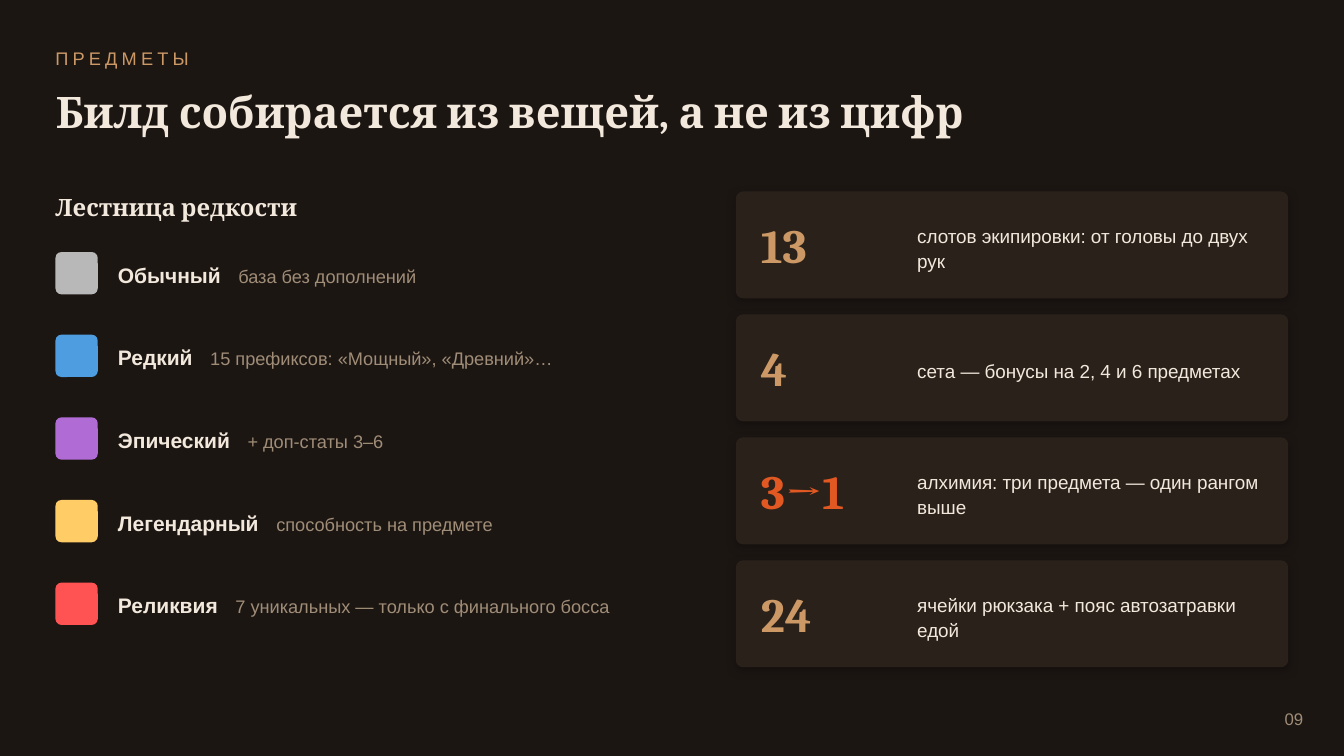
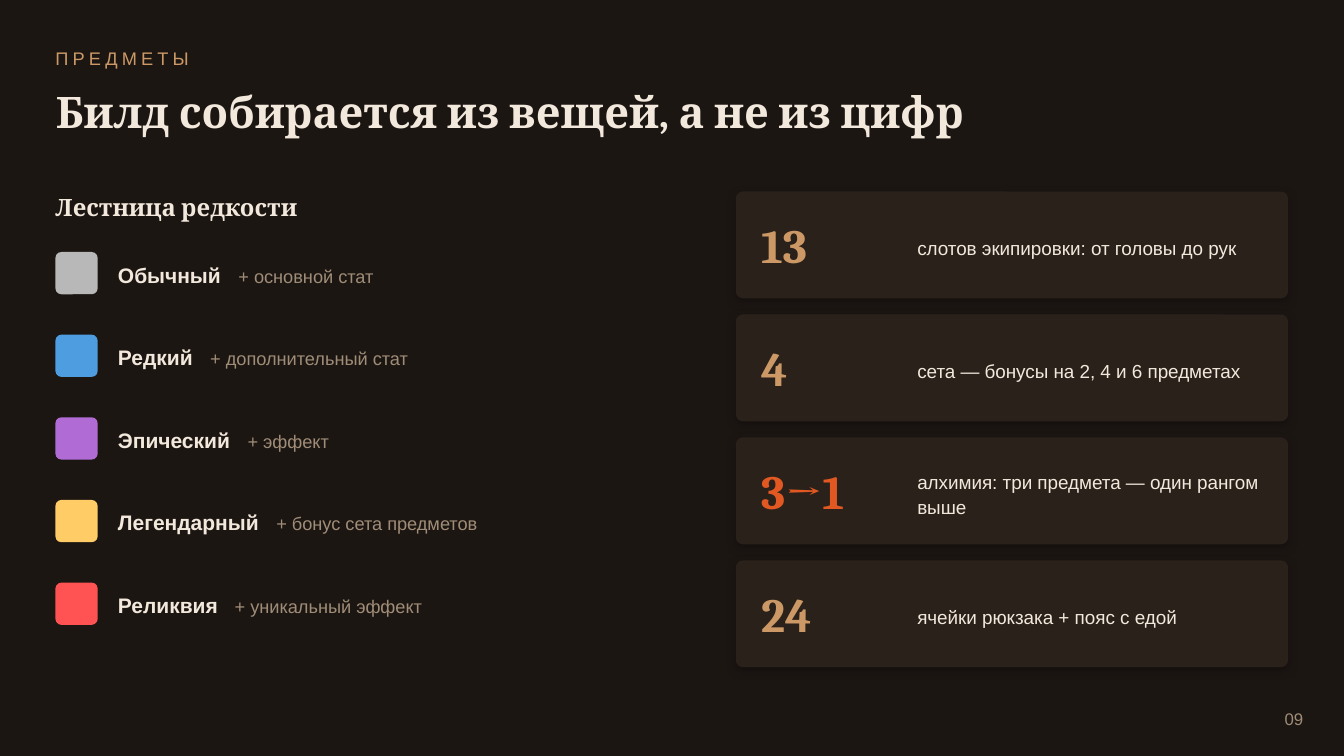
Before and after one commit to elcarer/immersion, a slide deck: slide 7 of PRESENTATION.pptx (slide 9 before the commit). Drawn at 1344x756 pixels with LibreOffice and Linux fonts; fonts in the diff are those of the drawing. Boxes give left, top, right and bottom in pixels: in the first picture for what was removed or moved away, otherwise in the second. Text is boxed around its words. In the diff, an @@ line names an element or a change of style, - is before the commit and + after.

Commit message:
Рабочая копия: арты юзера (doll/стены/объекты/благословения), спрайты сета 5 «Исследователь пустоты», resources.json 835, билд 2.20; доки (PITCH, презентация, заметки багов)

```diff
--- a/PRESENTATION.pptx
+++ b/PRESENTATION.pptx
@@ text at (118, 267, 373, 283): text changed @@
-Обычный база без дополнений
+Обычный + основной стат
@@ text at (917, 245, 1236, 259): text changed @@
-слотов экипировки: от головы до двух рук
+слотов экипировки: от головы до рук
@@ text at (118, 349, 408, 369): text changed @@
-Редкий 15 префиксов: «Мощный», «Древний»…
+Редкий + дополнительный стат
@@ text at (118, 432, 329, 452): text changed; size 13 to 15 pt; text colour #A08D77 to #F2E8DC; bold on @@
-Эпический + доп-статы 3–6
+Эпический + эффект
@@ text at (118, 514, 477, 535): text changed @@
-Легендарный способность на предмете
+Легендарный + бонус сета предметов
@@ text at (118, 598, 422, 617): text changed @@
-Реликвия 7 уникальных — только с финального босса
+Реликвия + уникальный эффект
@@ text at (917, 610, 1177, 628): text changed @@
-ячейки рюкзака + пояс автозатравки едой
+ячейки рюкзака + пояс с едой
```
Also in this commit, not shown: 9 other slides changed, 5 slides removed, 40 other files.
